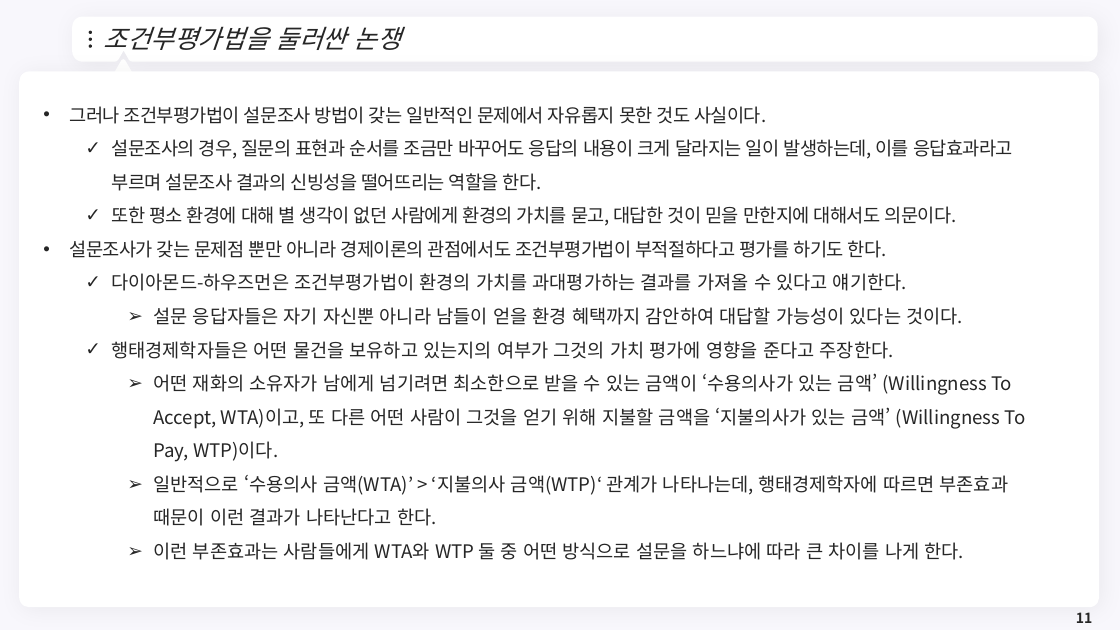
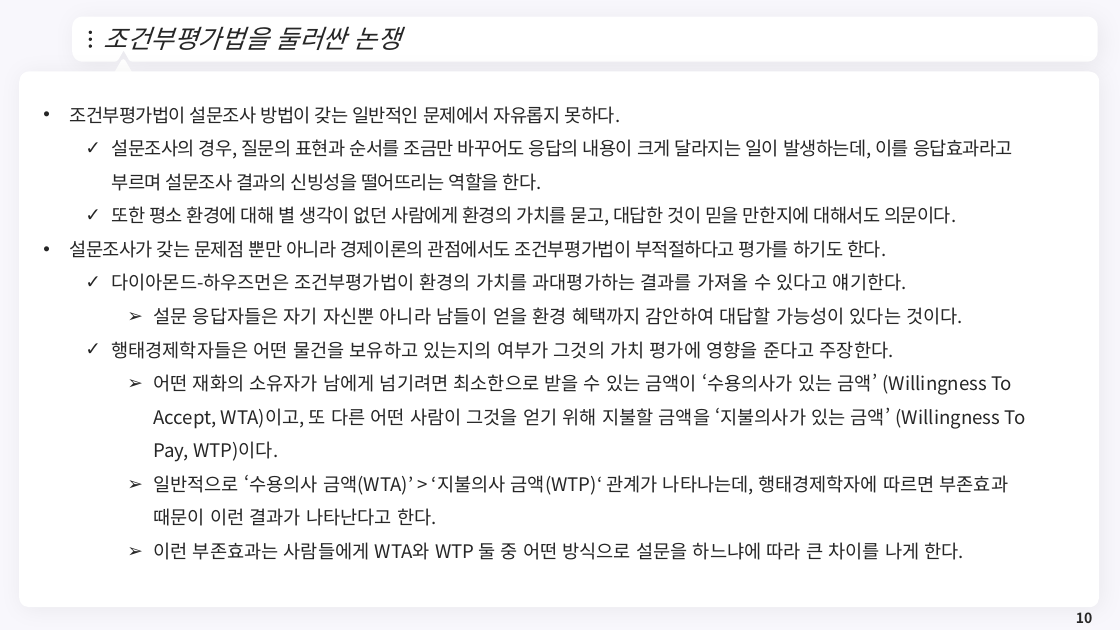
Before and after one commit to meandthey/Teaching, a slide deck: slide 10 of 재정학/01_Lectures/재정학_Chapter_7.pptx (slide 11 before the commit). Drawn at 1120x630 pixels with LibreOffice and Linux fonts; fonts in the diff are those of the drawing; background and template pictures are left out. Boxes give left, top, right and bottom in pixels: in the first picture for what was removed or moved away, otherwise in the second. Text is boxed around its words. In the diff, an @@ line names an element or a change of style, - is before the commit and + after.

```diff
--- a/재정학/01_Lectures/재정학_Chapter_7.pptx
+++ b/재정학/01_Lectures/재정학_Chapter_7.pptx
@@ text at box(70, 106, 620, 124): text changed @@
-• 그러나 조건부평가법이 설문조사 방법이 갖는 일반적인 문제에서 자유롭지 못한 것도 사실이다.
+• 조건부평가법이 설문조사 방법이 갖는 일반적인 문제에서 자유롭지 못하다.
@@ page number at box(1076, 612, 1092, 623): text changed @@
-11
+10
```
Also in this commit, not shown: 3 other slides changed, 11 other files.
